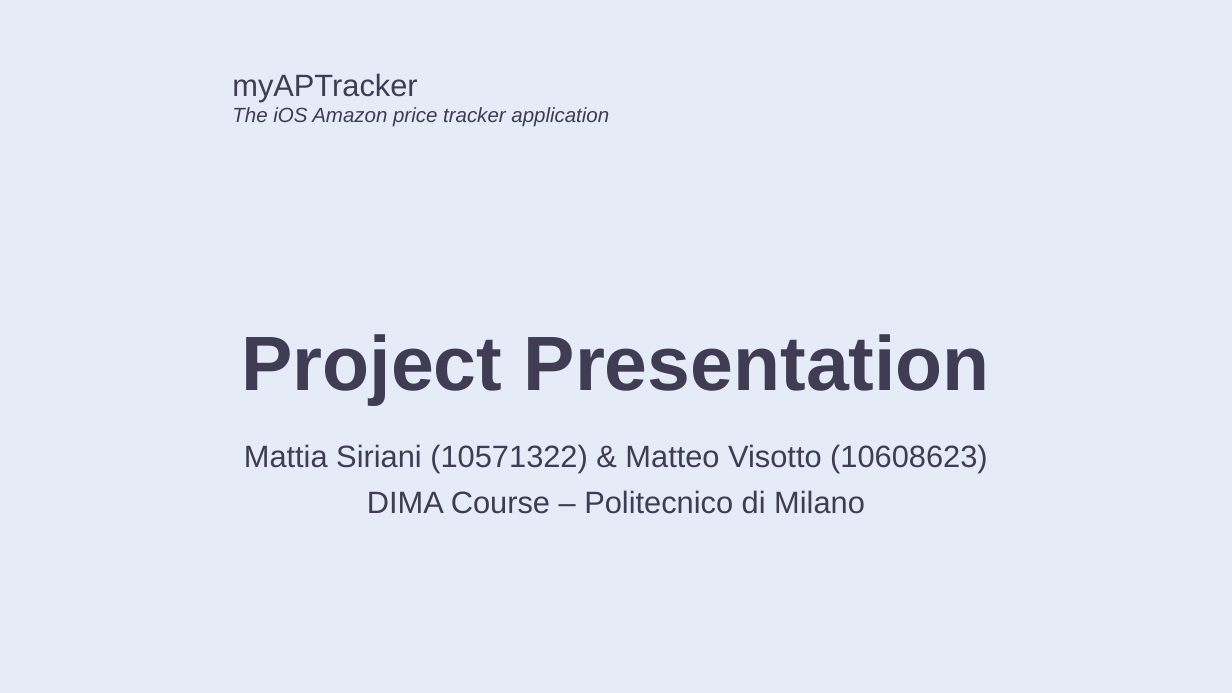
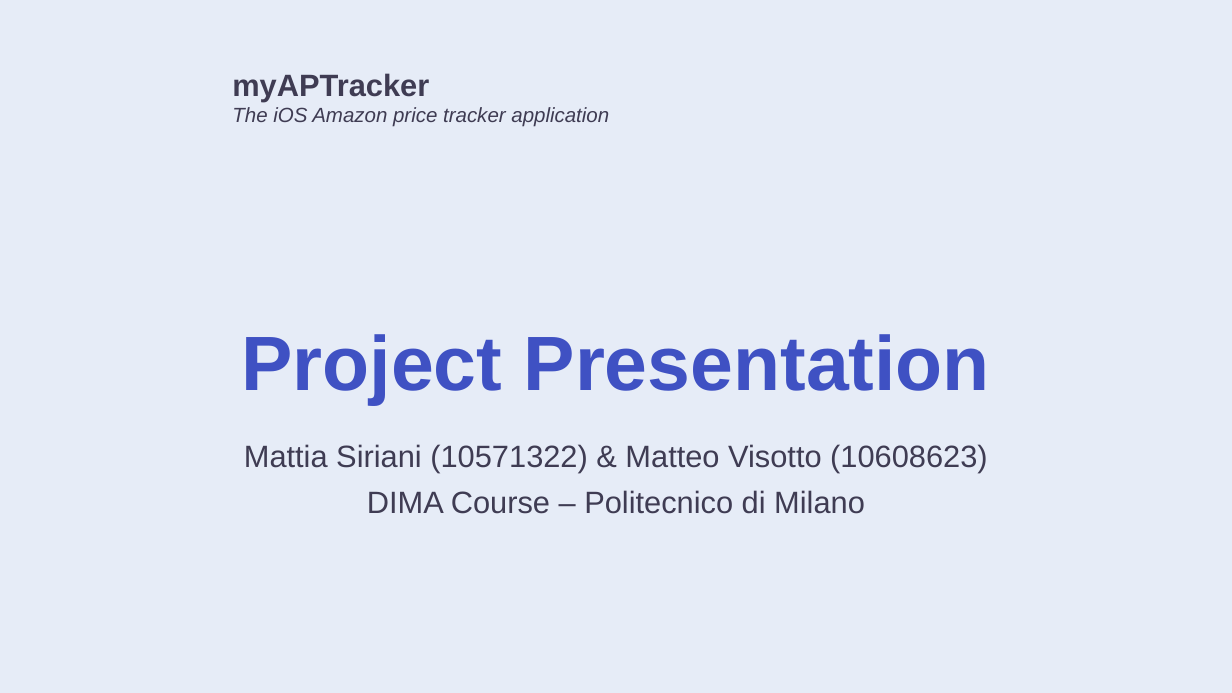
Before and after one commit to matteovisotto/DIMA-SirianiVisotto, a slide deck: slide 1 of Presentation/DIMA_myAPTracker_Presentation.pptx. Drawn at 1232x693 pixels with LibreOffice and Linux fonts; fonts in the diff are those of the drawing; background and template pictures are left out. Boxes give left, top, right and bottom in pixels: in the first picture for what was removed or moved away, otherwise in the second. Text is boxed around its words. In the diff, an @@ line names an element or a change of style, - is before the commit and + after.

```diff
--- a/Presentation/DIMA_myAPTracker_Presentation.pptx
+++ b/Presentation/DIMA_myAPTracker_Presentation.pptx
@@ text at [232, 73, 429, 101]: bold on in "myAPTracker" @@
@@ title "Project Presentation" at [242, 334, 990, 405]: text colour #3F3C53 to #3F51C3 @@
```
Also in this commit, not shown: 2 other slides changed, 3 slides added, 1 slide removed, 1 other file.
